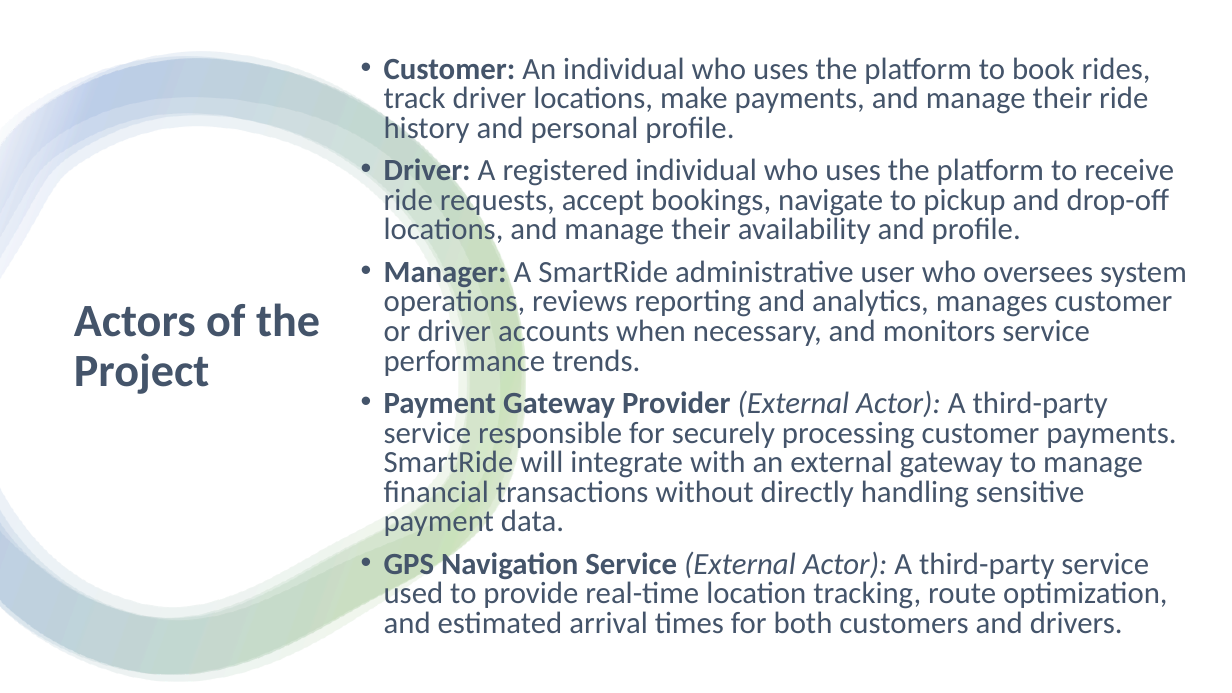
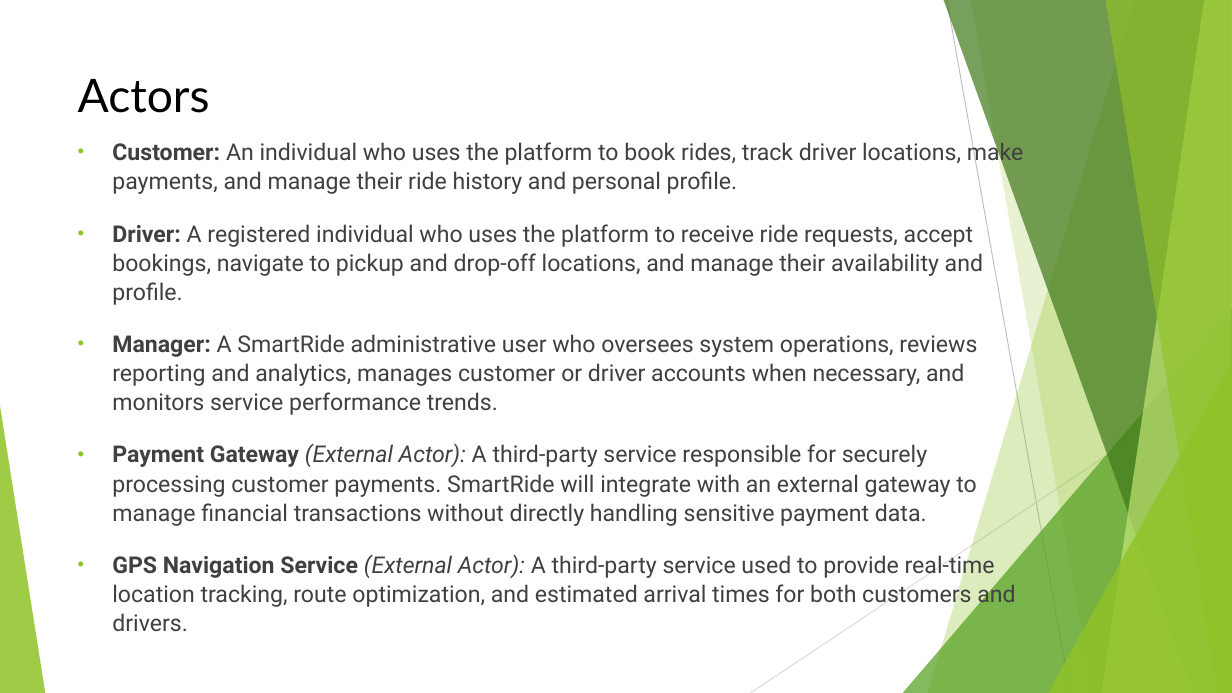
Before and after one commit to CheetoBuri/SE_SmartRide, a slide deck: slide 14 of 523K0010_523K0013.pptx (slide 8 before the commit). Drawn at 1232x693 pixels with LibreOffice and Linux fonts; fonts in the diff are those of the drawing. Boxes give left, top, right and bottom in pixels: in the first picture for what was removed or moved away, otherwise in the second. Text is boxed around its words. In the diff, an @@ line names an element or a change of style, - is before the commit and + after.

```diff
--- a/523K0010_523K0013.pptx
+++ b/523K0010_523K0013.pptx
@@ rectangle removed at (0,0,1232,693) @@
@@ group removed at (0,52,526,682): 4 freeform shapes @@
@@ title added at (78,79,210,113), 36 pt, text #000000 @@
+Actors
@@ text "Customer: An individual who uses ...": place and size @@
-text "Customer: An individual who uses ..." at (384,57,1187,634)
+text "Customer: An individual who uses ..." at (112,140,1024,631)
@@ text "Customer: An individual who uses ..." at (112,140,1024,631): vertical alignment middle to top @@
@@ text at (112,140,1024,631): size 24 to 18 pt, font Calibri to Roboto, text colour #44546A to #404040 in "Customer: An individual who uses the platform ...", "Driver: A registered individual who uses the ...", "Manager: A SmartRide administrative user who oversees ...", "GPS Navigation Service (External Actor): A third-party ..."; indent changed; line spacing 0.8 to 1.05; more space between paragraphs @@
@@ title removed at (74,303,320,394) @@
-Actors of the Project
@@ group added at (0,0,1232,693): 5 freeform shapes, 3 triangles, 2 lines @@
@@ text at (112,444,977,526): text changed; size 24 to 18 pt; font Calibri to Roboto; text colour #44546A to #404040 @@
-• Payment Gateway Provider (External Actor): A third-party service responsible for securely processing customer payments. SmartRide will integrate with an external gateway to manage financial transactions without directly handling sensitive payment data.
+• Payment Gateway (External Actor): A third-party service responsible for securely processing customer payments. SmartRide will integrate with an external gateway to manage financial transactions without directly handling sensitive payment data.
```
Also in this commit, not shown: 17 other slides changed, 31 slides added, 5 slides removed, 29 other files.
